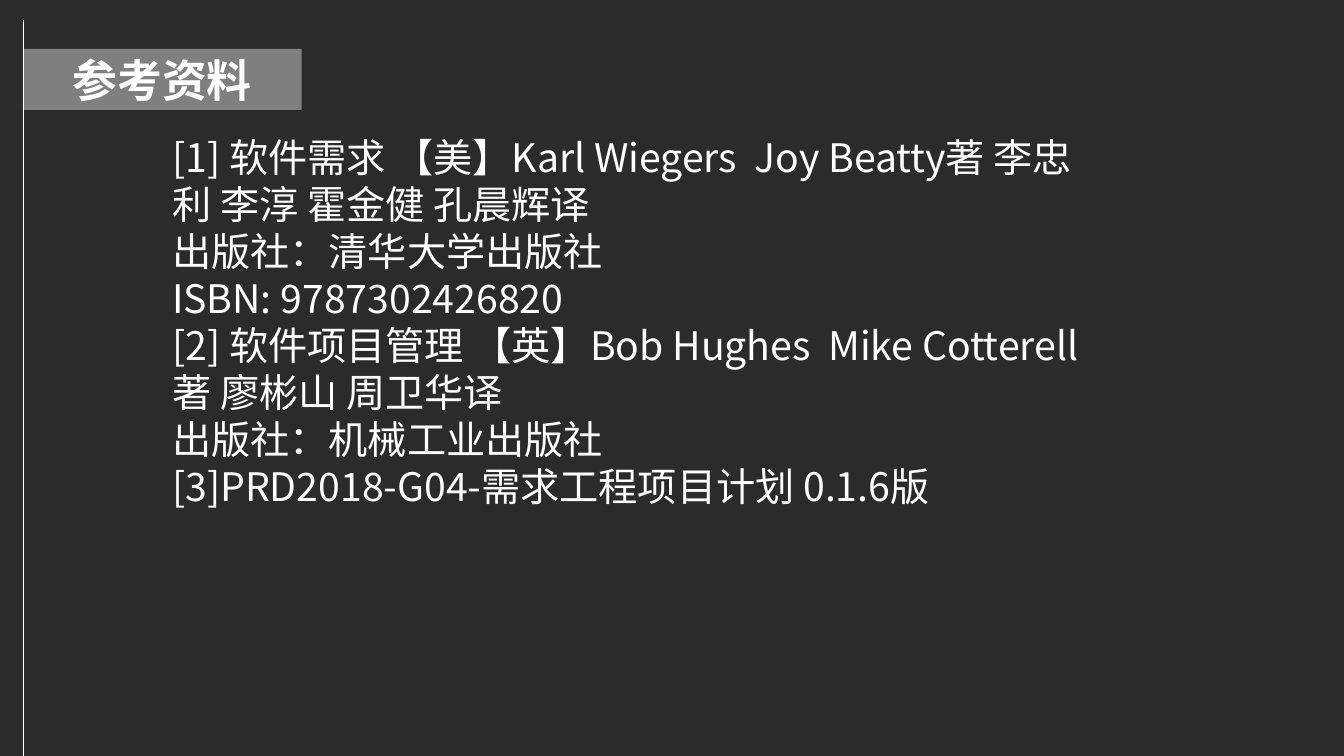
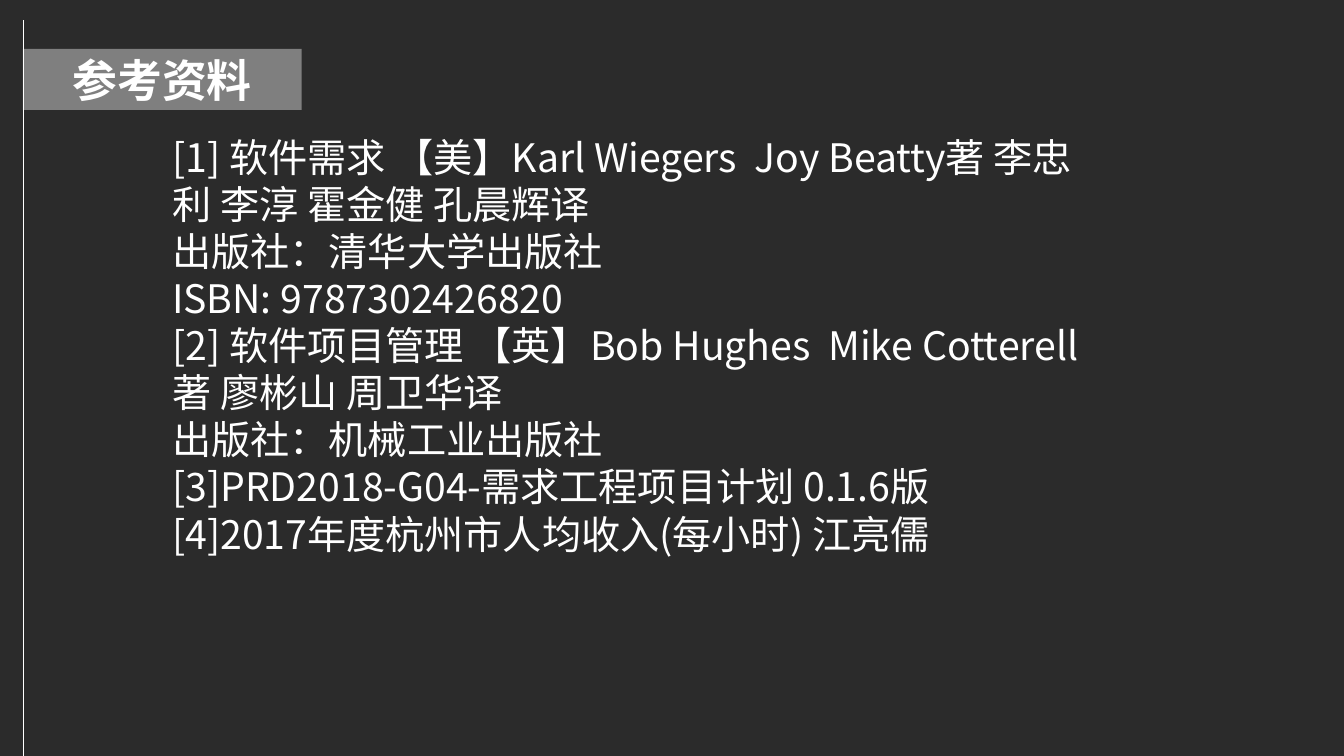
Before and after one commit to PRD-2018-G04/PRD-2018-G04, a slide deck: slide 6 of G04项目组/受控文档/项目计划/PRD2018-G04-需求工程项目计划PPT.pptx. Drawn at 1344x756 pixels with LibreOffice and Linux fonts; fonts in the diff are those of the drawing; background and template pictures are left out; a plain dark background stands for a picture behind light text. Boxes give left, top, right and bottom in pixels: in the first picture for what was removed or moved away, otherwise in the second. Text is boxed around its words. In the diff, an @@ line names an element or a change of style, - is before the commit and + after.

```diff
--- a/G04项目组/受控文档/项目计划/PRD2018-G04-需求工程项目计划PPT.pptx
+++ b/G04项目组/受控文档/项目计划/PRD2018-G04-需求工程项目计划PPT.pptx
@@ text at bbox=[172, 516, 929, 557]: paragraph added @@
+[4]2017年度杭州市人均收入(每小时) 江亮儒
```
Also in this commit, not shown: 7 other slides changed, 8 slides added, 1 slide removed, 23 other files.
